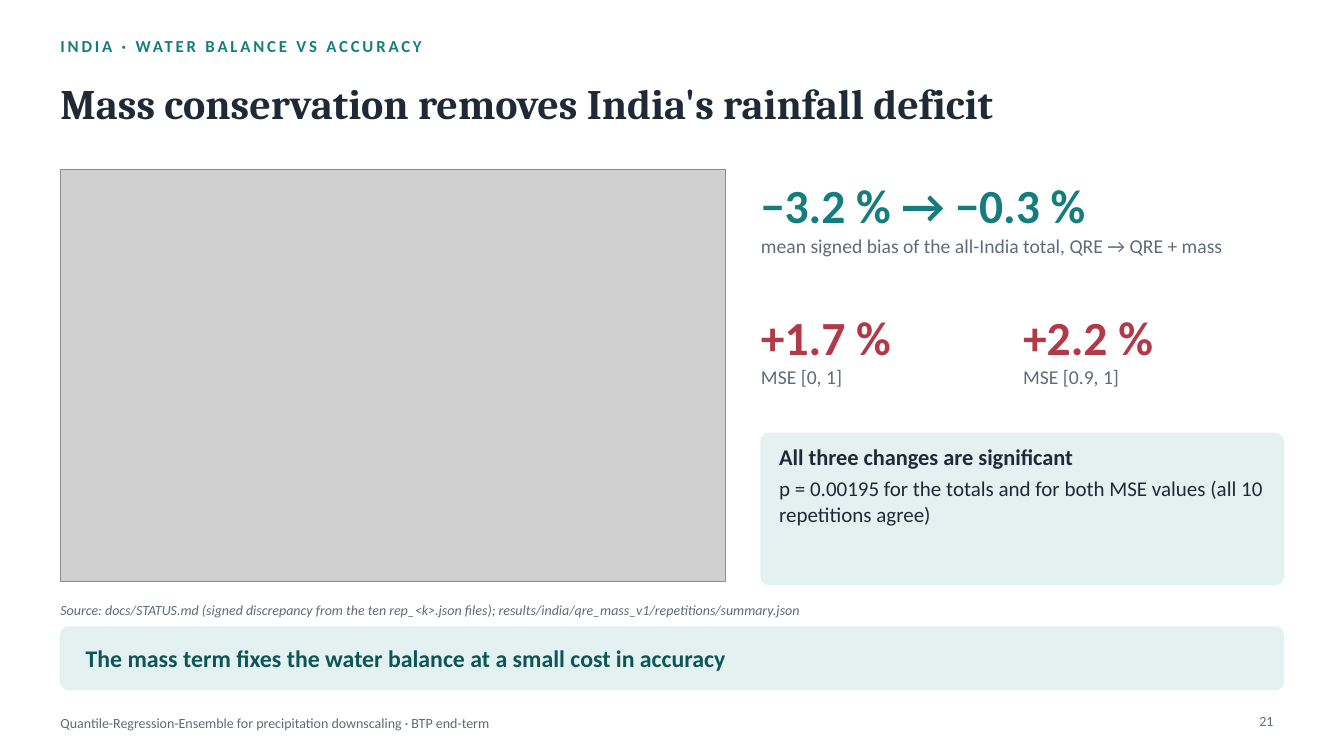
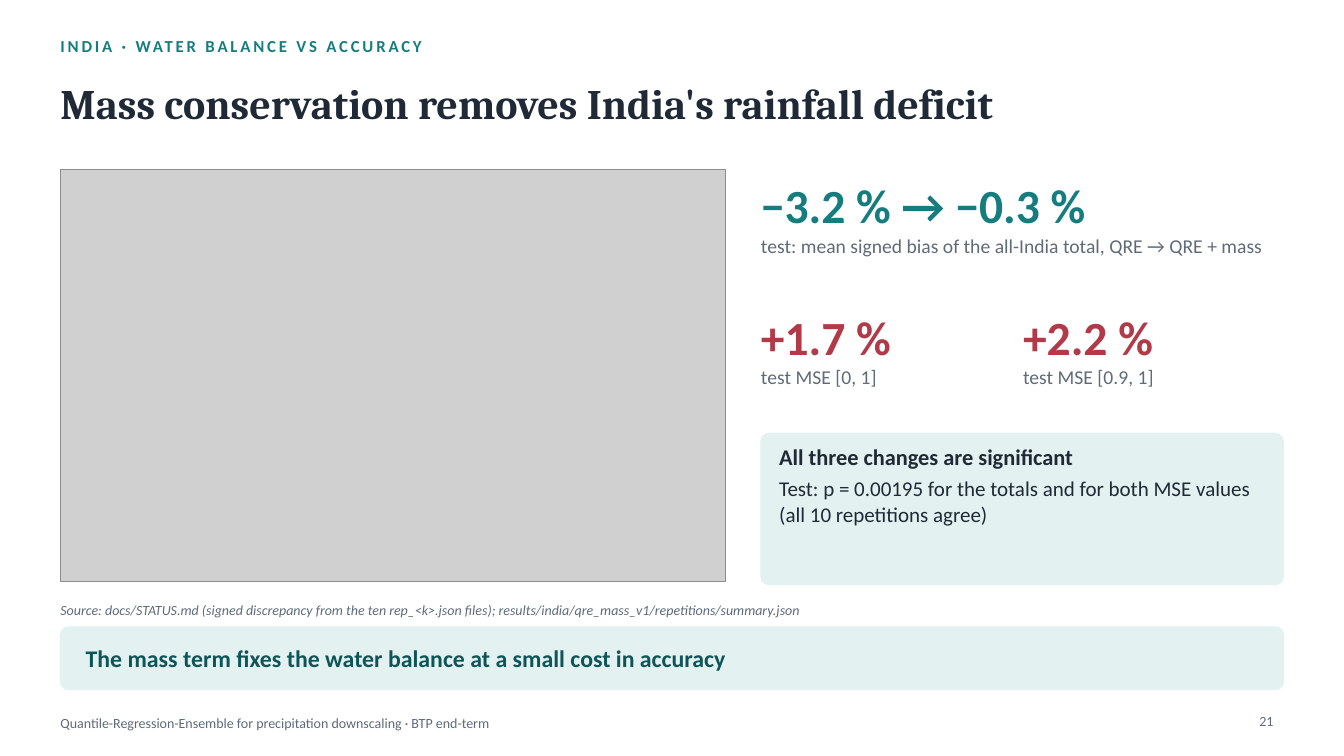
Before and after one commit to rajatjain3366/precipitation-downscaling, a slide deck: slide 21 of docs/presentation/BTP_endterm.pptx. Drawn at 1344x756 pixels with LibreOffice and Linux fonts; fonts in the diff are those of the drawing; grey boxes stand for pictures. Boxes give left, top, right and bottom in pixels: in the first picture for what was removed or moved away, otherwise in the second. Text is boxed around its words. In the diff, an @@ line names an element or a change of style, - is before the commit and + after.

```diff
--- a/docs/presentation/BTP_endterm.pptx
+++ b/docs/presentation/BTP_endterm.pptx
@@ text at [761,239,1261,257]: text changed @@
-mean signed bias of the all-India total, QRE → QRE + mass
+test: mean signed bias of the all-India total, QRE → QRE + mass
@@ text at [761,370,877,387]: text changed @@
-MSE [0, 1]
+test MSE [0, 1]
@@ text at [1023,370,1154,387]: text changed @@
-MSE [0.9, 1]
+test MSE [0.9, 1]
@@ text at [779,481,1250,526]: text changed @@
-p = 0.00195 for the totals and for both MSE values (all 10 repetitions agree)
+Test: p = 0.00195 for the totals and for both MSE values (all 10 repetitions agree)
```
Also in this commit, not shown: 13 other slides changed, 7 other files.
